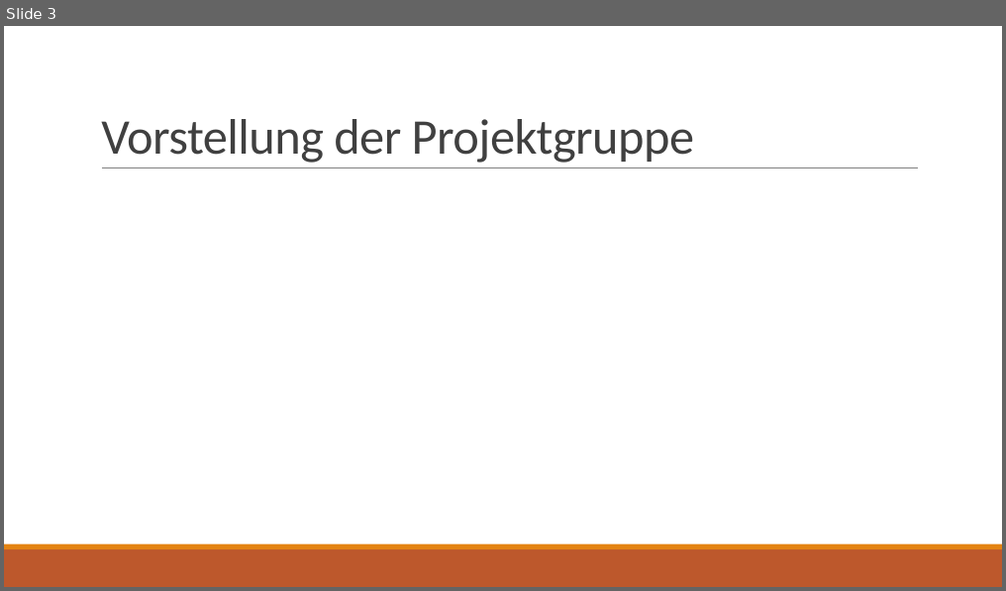
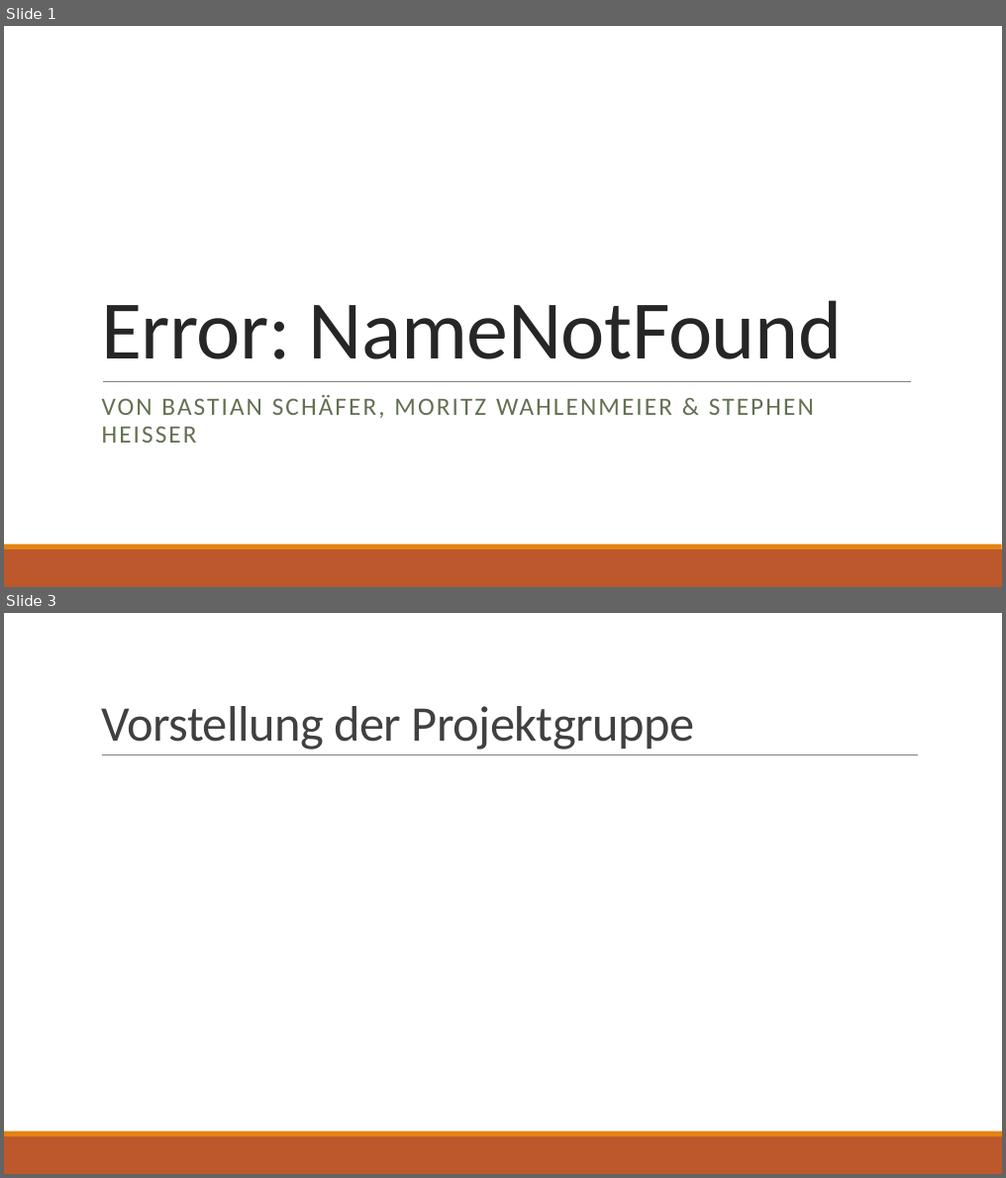
Before and after one commit to M4r3thyu/Error_NameNotFound, a slide deck: Praesentation.pptx. Shown one above the other, each under a label of ours: slide 3 before the commit, slides 1 and 3 after it; the slides between them are not shown. The pictures are 1006x591 and 1006x1178 pixels, drawn with LibreOffice and Linux fonts; fonts in the diff are those of the drawing. Boxes give left, top, right and bottom in pixels: in the first picture for what was removed or moved away, otherwise in the second. Text is boxed around its words. In the diff, an @@ line names an element or a change of style, - is before the commit and + after.

```diff
--- a/Praesentation.pptx
+++ b/Praesentation.pptx
@@ slide 1 added at (4, 26, 1002, 587), background #FFFFFF; not listed: 2 template elements that a slide beside it also shows @@
@@ title added at (101, 300, 842, 360), 80 pt, text #262626 @@
+Error: NameNotFound
@@ line added from (103, 381) to (912, 381), #808080 0.5 pt @@
@@ subtitle added at (102, 395, 814, 443), 24 pt, text #637052 @@
+VON BASTIAN SCHÄFER, MORITZ WAHLENMEIER & STEPHEN HEISSER
```
Also in this commit, not shown: 2 slides changed, 1 other slide added, 1 slide removed, 1 other file.
